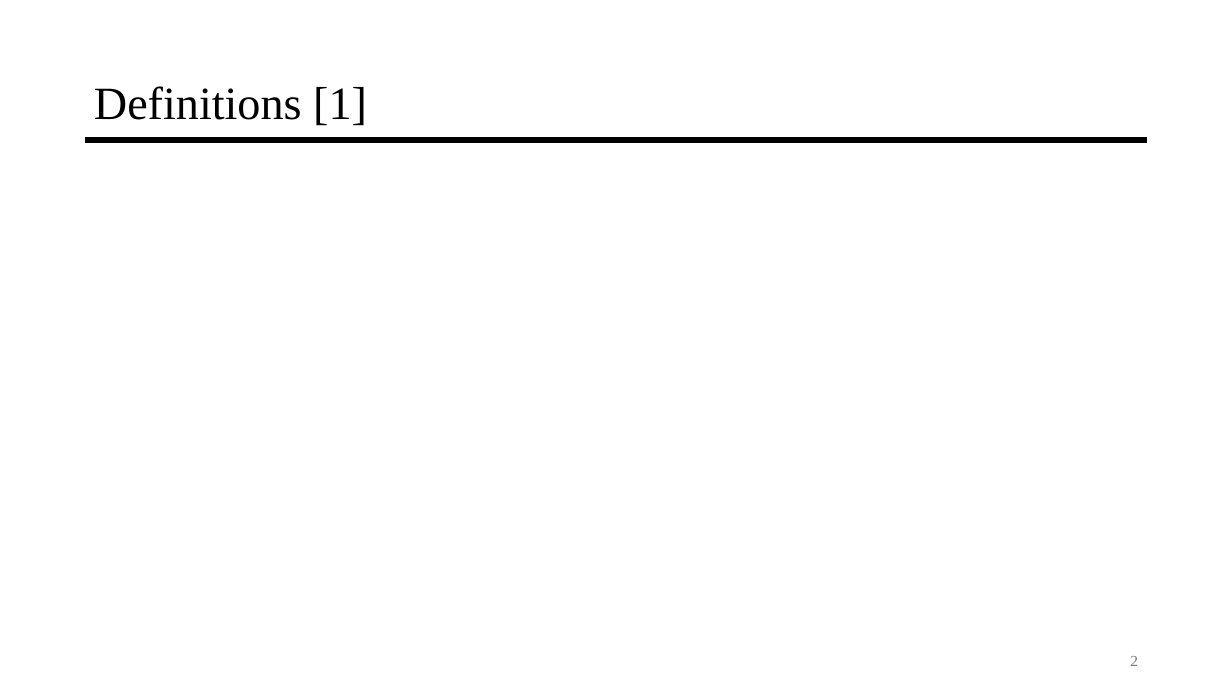
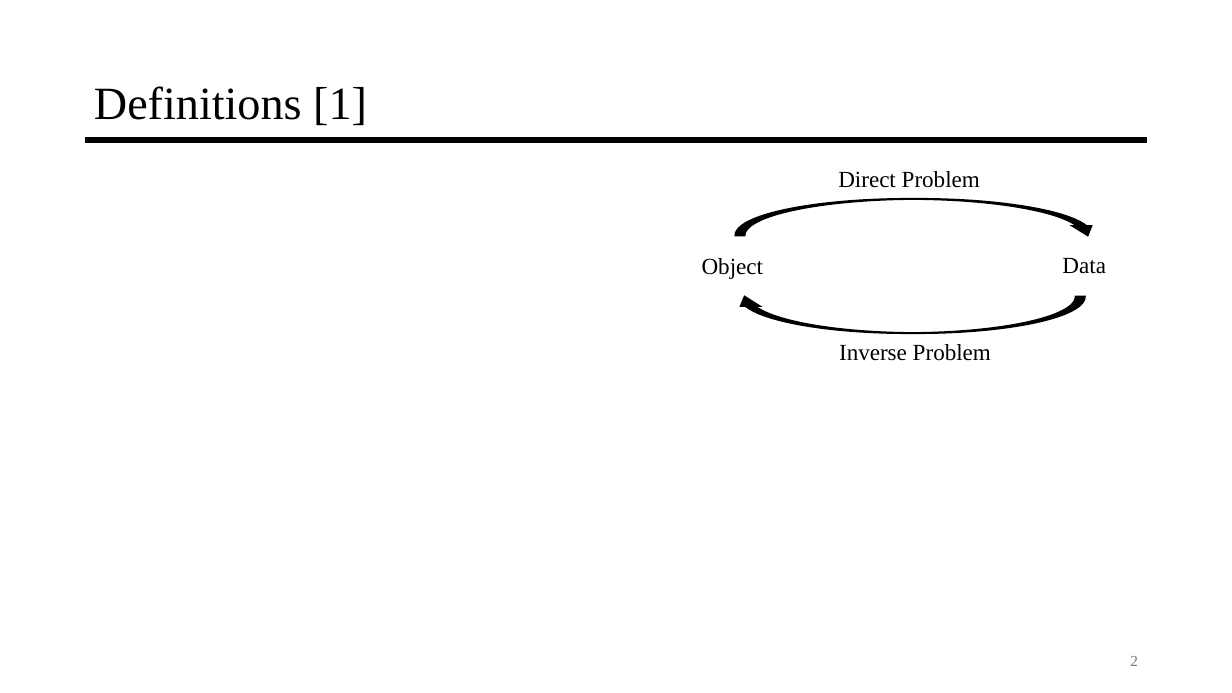
Before and after one commit to jyarch/inverse-mechanics-course, a slide deck: slide 2 of 0-Introduction/0-Introduction.pptx. Drawn at 1232x693 pixels with LibreOffice and Linux fonts; fonts in the diff are those of the drawing; grey boxes stand for pictures. Boxes give left, top, right and bottom in pixels: in the first picture for what was removed or moved away, otherwise in the second. Text is boxed around its words. In the diff, an @@ line names an element or a change of style, - is before the commit and + after.

```diff
--- a/0-Introduction/0-Introduction.pptx
+++ b/0-Introduction/0-Introduction.pptx
@@ group added at (702,171,1106,361): 4 texts, 2 curved down arrows @@
+Object
+Data
+Inverse Problem
+Direct Problem
```
Also in this commit, not shown: 2 other slides changed, 1 slide added, 8 slides removed, 2 other files.
